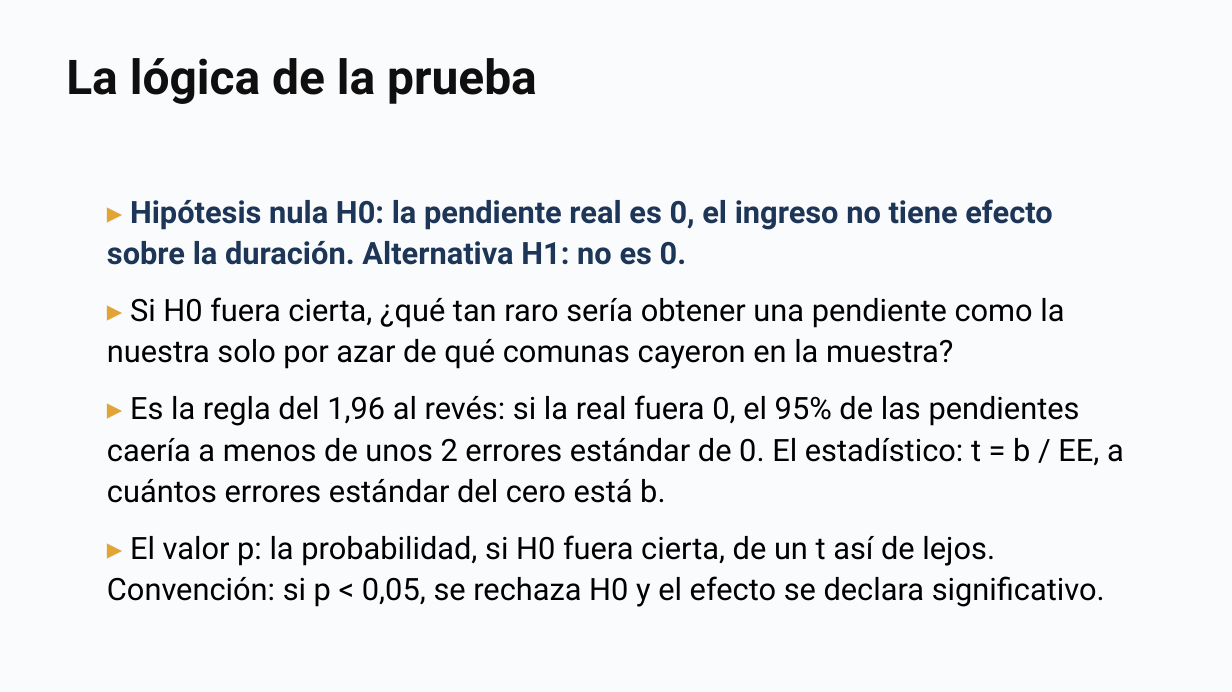
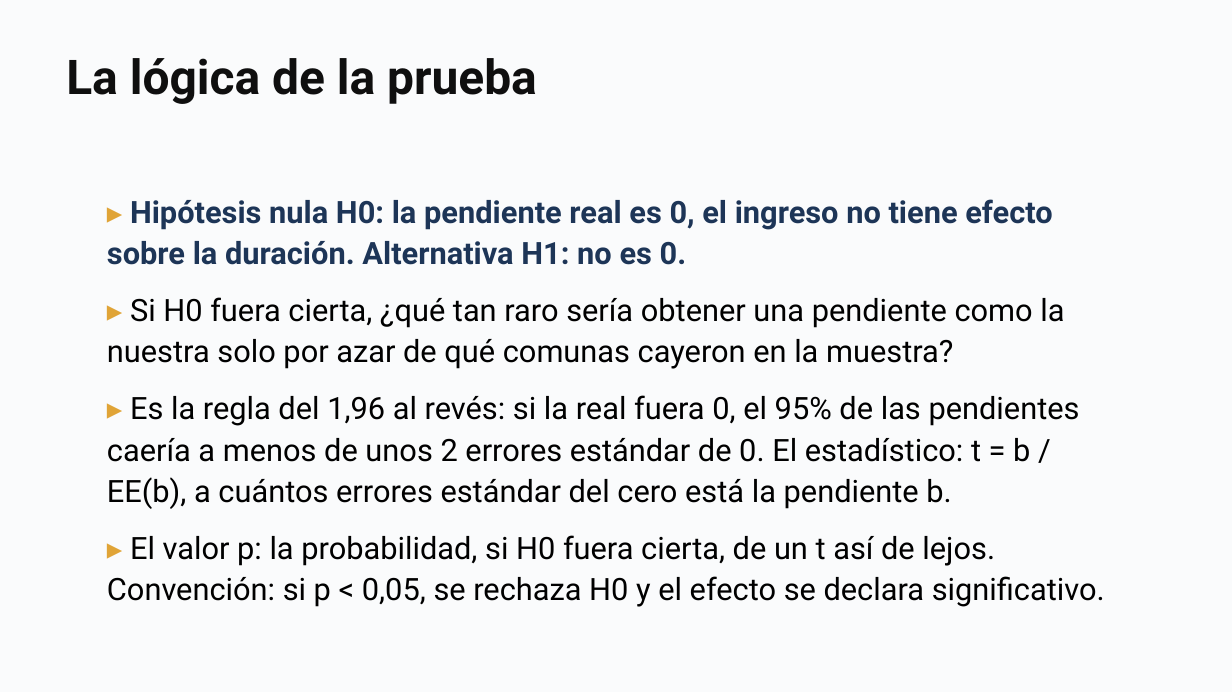
Before and after one commit to daniopitz/diplomado-cdd, a slide deck: slide 35 of presentaciones/clase05_probabilidad_inferencia.pptx. Drawn at 1232x692 pixels with LibreOffice and Linux fonts; fonts in the diff are those of the drawing. Boxes give left, top, right and bottom in pixels: in the first picture for what was removed or moved away, otherwise in the second. Text is boxed around its words. In the diff, an @@ line names an element or a change of style, - is before the commit and + after.

```diff
--- a/presentaciones/clase05_probabilidad_inferencia.pptx
+++ b/presentaciones/clase05_probabilidad_inferencia.pptx
@@ text at (107,395,1080,509): text changed @@
-▸ Es la regla del 1,96 al revés: si la real fuera 0, el 95% de las pendientes caería a menos de unos 2 errores estándar de 0. El estadístico: t = b / EE, a cuántos errores estándar del cero está b.
+▸ Es la regla del 1,96 al revés: si la real fuera 0, el 95% de las pendientes caería a menos de unos 2 errores estándar de 0. El estadístico: t = b / EE(b), a cuántos errores estándar del cero está la pendiente b.
```
Also in this commit, not shown: 2 other slides changed, 3 other files.
